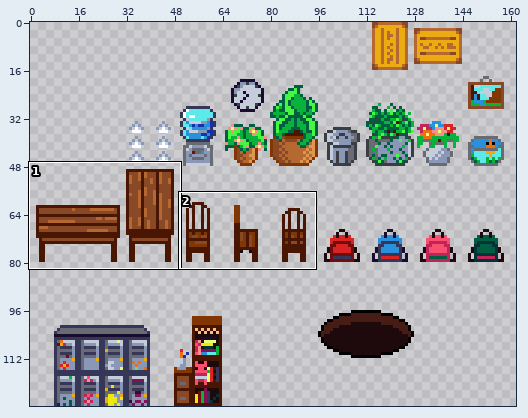
File history of a sprite sheet, DetentionProject/Assets/Resources/Sprites/Enviroment/OBJ_School.png. The first picture is a wide view before the edit; the outline marks the close-up.
Close-up. Old version:
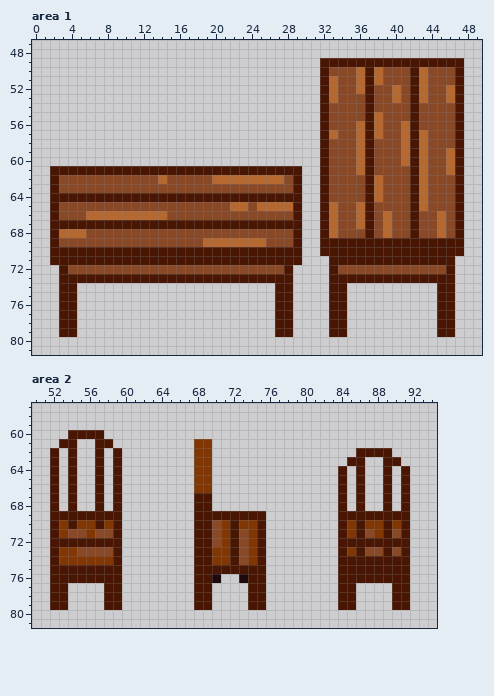
The file is 200x128 pixels. Shown: area 1: x 0..49, y 47..81; area 2: x 50..94, y 57..81. The wide view leaves out empty margins.
After:
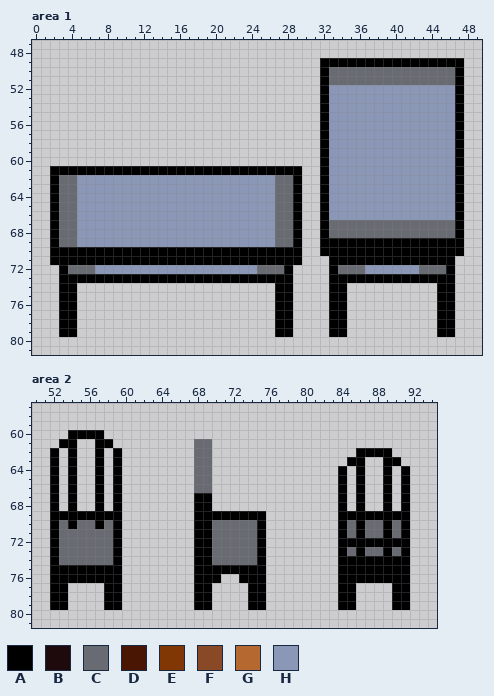
Palette (. is transparent): A #000000  B #1e090d  C #686b72  D #491604  E #813704  F #8a4926  G #b66831  H #8b97b6
From old to new:
--- area 1
@@ x 0..49 @@
 48 ..................................................
-49 ................................DDDDDDDDDDDDDDDD..
-50 ................................DFFFGDGFFFDGFFFD..
-51 ................................DGFFGDGFFFDGFFFD..
-52 ................................DGFFGDFFGFDGFFGD..
-53 ................................DGFFFDFFGFDGFFGD..
-54 ................................DFFFFDFFFFDFFFFD..
-55 ................................DFFFFDGFFFDFFFFD..
-56 ................................DFFFGDGFFGDFFFFD..
-57 ................................DGFFGDGFFGDGFFFD..
-58 ................................DFFFGDFFFGDGFFFD..
-59 ................................DFFFGDFFFGDGFFGD..
-60 ................................DFFFGDFFFGDGFFGD..
-61 ..DDDDDDDDDDDDDDDDDDDDDDDDDDDD..DFFFGDFFFFDGFFGD..
-62 ..DFFFFFFFFFFFGFFFFFGGGGGGGGFD..DFFFFDGFFFDGFFFD..
-63 ..DFFFFFFFFFFFFFFFFFFFFFFFFFFD..DFFFFDGFFFDGFFFD..
-64 ..DDDDDDDDDDDDDDDDDDDDDDDDDDDD..DFFFFDGFFFDGFFFD..
-65 ..DFFFFFFFFFFFFFFFFFFFGGFGGGGD..DGFFGDFFFFDGFFFD..
-66 ..DFFFGGGGGGGGGFFFFFFFFFFFFFFD..DGFFGDFGFFDFFGFD..
-67 ..DDDDDDDDDDDDDDDDDDDDDDDDDDDD..DGFFGDFGFFDFFGFD..
-68 ..DGGGFFFFFFFFFFFFFFFFFFFFFFFD..DGFFFDFGFFDFFGFD..
-69 ..DFFFFFFFFFFFFFFFFGGGGGGGFFFD..DDDDDDDDDDDDDDDD..
-70 ..DDDDDDDDDDDDDDDDDDDDDDDDDDDD..DDDDDDDDDDDDDDDD..
-71 ..DDDDDDDDDDDDDDDDDDDDDDDDDDDD...DDDDDDDDDDDDDD...
-72 ...DFFFFFFFFFFFFFFFFFFFFFFFFD....DFFFFFFFFFFFFD...
-73 ...DDDDDDDDDDDDDDDDDDDDDDDDDD....DDDDDDDDDDDDDD...
-74 ...DD......................DD....DD..........DD...
-75 ...DD......................DD....DD..........DD...
-76 ...DD......................DD....DD..........DD...
-77 ...DD......................DD....DD..........DD...
-78 ...DD......................DD....DD..........DD...
-79 ...DD......................DD....DD..........DD...
+49 ................................AAAAAAAAAAAAAAAA..
+50 ................................ACCCCCCCCCCCCCCA..
+51 ................................ACCCCCCCCCCCCCCA..
+52 ................................AHHHHHHHHHHHHHHA..
+53 ................................AHHHHHHHHHHHHHHA..
+54 ................................AHHHHHHHHHHHHHHA..
+55 ................................AHHHHHHHHHHHHHHA..
+56 ................................AHHHHHHHHHHHHHHA..
+57 ................................AHHHHHHHHHHHHHHA..
+58 ................................AHHHHHHHHHHHHHHA..
+59 ................................AHHHHHHHHHHHHHHA..
+60 ................................AHHHHHHHHHHHHHHA..
+61 ..AAAAAAAAAAAAAAAAAAAAAAAAAAAA..AHHHHHHHHHHHHHHA..
+62 ..ACCHHHHHHHHHHHHHHHHHHHHHHCCA..AHHHHHHHHHHHHHHA..
+63 ..ACCHHHHHHHHHHHHHHHHHHHHHHCCA..AHHHHHHHHHHHHHHA..
+64 ..ACCHHHHHHHHHHHHHHHHHHHHHHCCA..AHHHHHHHHHHHHHHA..
+65 ..ACCHHHHHHHHHHHHHHHHHHHHHHCCA..AHHHHHHHHHHHHHHA..
+66 ..ACCHHHHHHHHHHHHHHHHHHHHHHCCA..AHHHHHHHHHHHHHHA..
+67 ..ACCHHHHHHHHHHHHHHHHHHHHHHCCA..ACCCCCCCCCCCCCCA..
+68 ..ACCHHHHHHHHHHHHHHHHHHHHHHCCA..ACCCCCCCCCCCCCCA..
+69 ..ACCHHHHHHHHHHHHHHHHHHHHHHCCA..AAAAAAAAAAAAAAAA..
+70 ..AAAAAAAAAAAAAAAAAAAAAAAAAAAA..AAAAAAAAAAAAAAAA..
+71 ..AAAAAAAAAAAAAAAAAAAAAAAAAAAA...AAAAAAAAAAAAAA...
+72 ...ACCCHHHHHHHHHHHHHHHHHHCCCA....ACCCHHHHHHCCCA...
+73 ...AAAAAAAAAAAAAAAAAAAAAAAAAA....AAAAAAAAAAAAAA...
+74 ...AA......................AA....AA..........AA...
+75 ...AA......................AA....AA..........AA...
+76 ...AA......................AA....AA..........AA...
+77 ...AA......................AA....AA..........AA...
+78 ...AA......................AA....AA..........AA...
+79 ...AA......................AA....AA..........AA...
 80 ..................................................
--- area 2
@@ x 50..94 @@
 59 .............................................
-60 ....DDDD.....................................
-61 ...DD..DD.........EE.........................
-62 ..D.D..D.D........EE................DDDD.....
-63 ..D.D..D.D........EE...............DD..DD....
-64 ..D.D..D.D........EE..............D.D..D.D...
-65 ..D.D..D.D........EE..............D.D..D.D...
-66 ..D.D..D.D........EE..............D.D..D.D...
-67 ..D.D..D.D........DD..............D.D..D.D...
-68 ..D.D..D.D........DD..............D.D..D.D...
-69 ..DDDDDDDD........DDDDDDDD........DDDDDDDD...
-70 ..DEDEEDED........DDFEDEED........DEDEEDED...
-71 ..DEFFEFFD........DDFEDFED........DEDFEDFD...
-72 ..DDDDDDDD........DDFEDFED........DDDDDDDD...
-73 ..DEEFFFFD........DDEEDFED........DEDFFDFD...
-74 ..DEEEEEED........DDEEDFED........DDDDDDDD...
-75 ..DDDDDDDD........DDDDDDDD........DDDDDDDD...
-76 ..DDDDDDDD........DDB..BDD........DDDDDDDD...
-77 ..DD....DD........DD....DD........DD....DD...
-78 ..DD....DD........DD....DD........DD....DD...
-79 ..DD....DD........DD....DD........DD....DD...
+60 ....AAAA.....................................
+61 ...AA..AA.........CC.........................
+62 ..A.A..A.A........CC................AAAA.....
+63 ..A.A..A.A........CC...............AA..AA....
+64 ..A.A..A.A........CC..............A.A..A.A...
+65 ..A.A..A.A........CC..............A.A..A.A...
+66 ..A.A..A.A........CC..............A.A..A.A...
+67 ..A.A..A.A........AA..............A.A..A.A...
+68 ..A.A..A.A........AA..............A.A..A.A...
+69 ..AAAAAAAA........AAAAAAAA........AAAAAAAA...
+70 ..ACACCACA........AACCCCCA........ACACCACA...
+71 ..ACCCCCCA........AACCCCCA........ACACCACA...
+72 ..ACCCCCCA........AACCCCCA........AAAAAAAA...
+73 ..ACCCCCCA........AACCCCCA........ACACCACA...
+74 ..ACCCCCCA........AACCCCCA........AAAAAAAA...
+75 ..AAAAAAAA........AAAAAAAA........AAAAAAAA...
+76 ..AAAAAAAA........AAA..AAA........AAAAAAAA...
+77 ..AA....AA........AA....AA........AA....AA...
+78 ..AA....AA........AA....AA........AA....AA...
+79 ..AA....AA........AA....AA........AA....AA...
 80 .............................................
Boxes around the changes in both close-ups, in picture pixels (x1, y1, x2, y2):
changed: (50, 58, 464, 337)
changed: (50, 430, 122, 610)
changed: (194, 439, 266, 610)
changed: (338, 448, 410, 610)
